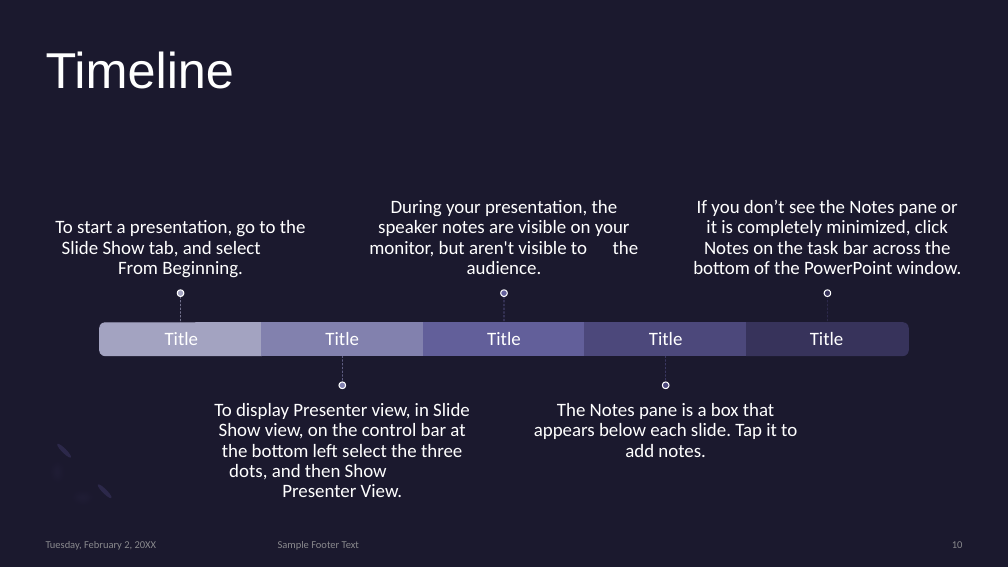
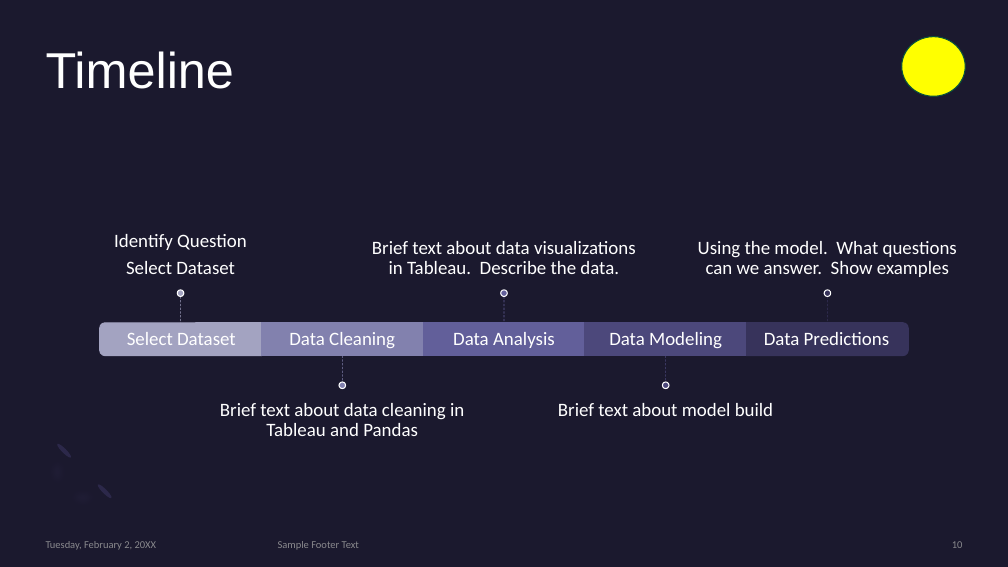
Before and after one commit to CMccormick0003/Data_Science_Salary_Trends, a slide deck: slide 10 of Presentation/draft_presentation_salaries_2023.pptx. Drawn at 1008x567 pixels with LibreOffice and Linux fonts; fonts in the diff are those of the drawing. Boxes give left, top, right and bottom in pixels: in the first picture for what was removed or moved away, otherwise in the second. Text is boxed around its words. In the diff, an @@ line names an element or a change of style, - is before the commit and + after.

```diff
--- a/Presentation/draft_presentation_salaries_2023.pptx
+++ b/Presentation/draft_presentation_salaries_2023.pptx
@@ ellipse added at (x1=902, y1=36, x2=966, y2=96), fill #FFFF00, outline #08533C 1 pt @@
@@ text at (x1=114, y1=234, x2=247, y2=274): text changed @@
-To start a presentation, go to the Slide Show tab, and select From Beginning.
+Identify Question
+Select Dataset
@@ text at (x1=372, y1=241, x2=636, y2=274): text changed @@
-During your presentation, the speaker notes are visible on your monitor, but aren't visible to the audience.
+Brief text about data visualizations in Tableau. Describe the data.
@@ text at (x1=698, y1=241, x2=957, y2=277): text changed @@
-If you don’t see the Notes pane or it is completely minimized, click Notes on the task bar across the bottom of the PowerPoint window.
+Using the model. What questions can we answer. Show examples
@@ text at (x1=127, y1=332, x2=236, y2=345): text changed @@
-Title
+Select Dataset
@@ text at (x1=289, y1=332, x2=395, y2=348): text changed @@
-Title
+Data Cleaning
@@ text at (x1=453, y1=332, x2=555, y2=348): text changed @@
-Title
+Data Analysis
@@ text at (x1=609, y1=332, x2=722, y2=348): text changed @@
-Title
+Data Modeling
@@ text at (x1=764, y1=332, x2=889, y2=345): text changed @@
-Title
+Data Predictions
@@ text at (x1=220, y1=403, x2=464, y2=436): text changed @@
-To display Presenter view, in Slide Show view, on the control bar at the bottom left select the three dots, and then Show Presenter View.
+Brief text about data cleaning in Tableau and Pandas
@@ text at (x1=558, y1=403, x2=773, y2=416): text changed @@
-The Notes pane is a box that appears below each slide. Tap it to add notes.
+Brief text about model build
```
Also in this commit, not shown: 7 other slides changed, 7 slides added, 1 other file.
